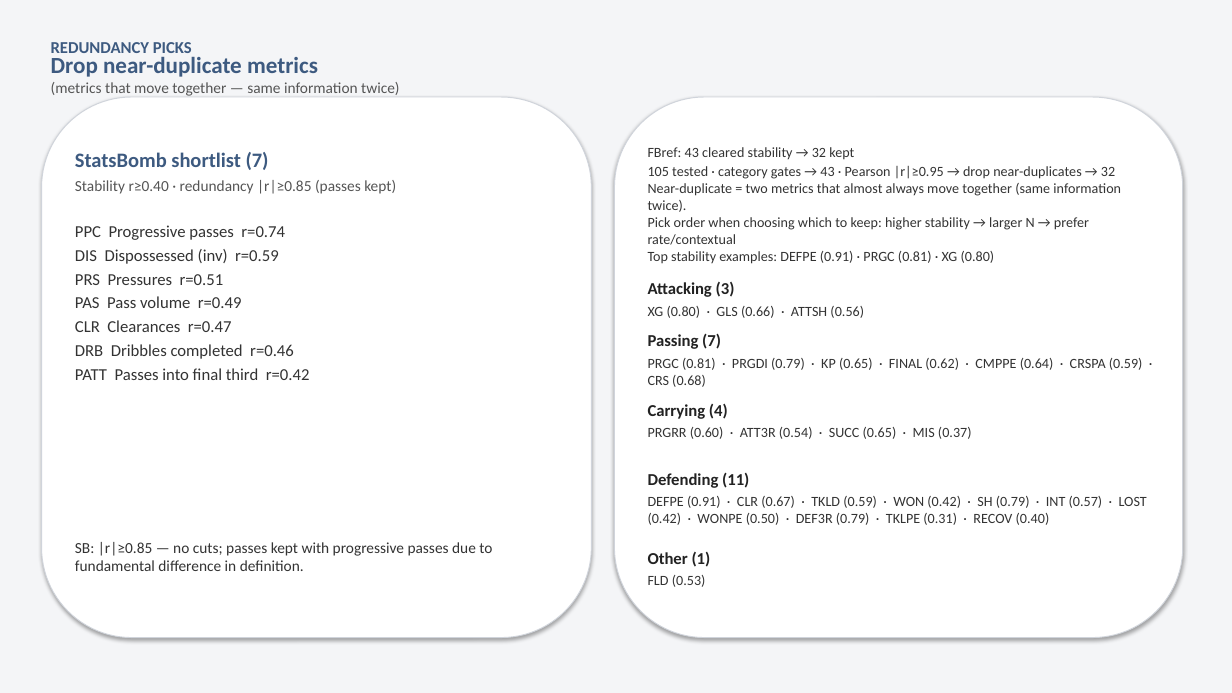
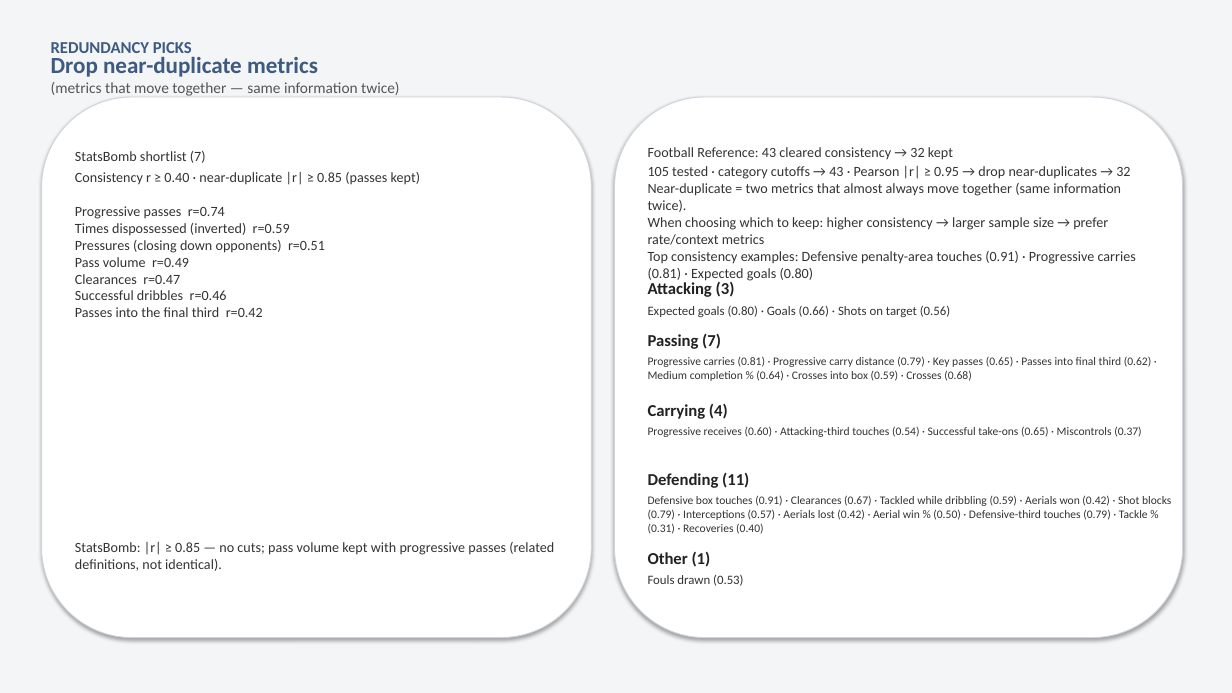
Before and after one commit to colbymorris08/bundesliga-transfer-traits, a slide deck: slide 10 of bundesliga_transfer_traits.pptx. Drawn at 1232x693 pixels with LibreOffice and Linux fonts; fonts in the diff are those of the drawing. Boxes give left, top, right and bottom in pixels: in the first picture for what was removed or moved away, otherwise in the second. Text is boxed around its words. In the diff, an @@ line names an element or a change of style, - is before the commit and + after.

```diff
--- a/bundesliga_transfer_traits.pptx
+++ b/bundesliga_transfer_traits.pptx
@@ text at <box>648,147,1130,179</box>: text changed @@
-FBref: 43 cleared stability → 32 kept
-105 tested · category gates → 43 · Pearson |r|≥0.95 → drop near-duplicates → 32
+Football Reference: 43 cleared consistency → 32 kept
+105 tested · category cutoffs → 43 · Pearson |r| ≥ 0.95 → drop near-duplicates → 32
@@ text at <box>75,172,420,317</box>: text changed; size 13 to 11 pt @@
-Stability r≥0.40 · redundancy |r|≥0.85 (passes kept)
-PPC Progressive passes r=0.74
-DIS Dispossessed (inv) r=0.59
-PRS Pressures r=0.51
-PAS Pass volume r=0.49
-CLR Clearances r=0.47
-DRB Dribbles completed r=0.46
-PATT Passes into final third r=0.42
+Consistency r ≥ 0.40 · near-duplicate |r| ≥ 0.85 (passes kept)
+Progressive passes r=0.74
+Times dispossessed (inverted) r=0.59
+Pressures (closing down opponents) r=0.51
+Pass volume r=0.49
+Clearances r=0.47
+Successful dribbles r=0.46
+Passes into the final third r=0.42
@@ text at <box>75,151,206,163</box>: size 16 to 11 pt, text colour #3D5A80 to #333333, bold off in "StatsBomb shortlist (7)" @@
@@ text at <box>648,217,1136,281</box>: text changed @@
-Pick order when choosing which to keep: higher stability → larger N → prefer rate/contextual
-Top stability examples: DEFPE (0.91) · PRGC (0.81) · XG (0.80)
+When choosing which to keep: higher consistency → larger sample size → prefer rate/context metrics
+Top consistency examples: Defensive penalty-area touches (0.91) · Progressive carries (0.81) · Expected goals (0.80)
@@ text at <box>648,306,950,317</box>: text changed; size 11 to 10 pt @@
-XG (0.80) · GLS (0.66) · ATTSH (0.56)
+Expected goals (0.80) · Goals (0.66) · Shots on target (0.56)
@@ text at <box>648,356,1151,381</box>: text changed; size 11 to 9 pt @@
-PRGC (0.81) · PRGDI (0.79) · KP (0.65) · FINAL (0.62) · CMPPE (0.64) · CRSPA (0.59) · CRS (0.68)
+Progressive carries (0.81) · Progressive carry distance (0.79) · Key passes (0.65) · Passes into final third (0.62) · Medium completion % (0.64) · Crosses into box (0.59) · Crosses (0.68)
@@ text at <box>648,426,1141,437</box>: text changed; size 11 to 9 pt @@
-PRGRR (0.60) · ATT3R (0.54) · SUCC (0.65) · MIS (0.37)
+Progressive receives (0.60) · Attacking-third touches (0.54) · Successful take-ons (0.65) · Miscontrols (0.37)
@@ text at <box>648,495,1171,534</box>: text changed; size 11 to 9 pt @@
-DEFPE (0.91) · CLR (0.67) · TKLD (0.59) · WON (0.42) · SH (0.79) · INT (0.57) · LOST (0.42) · WONPE (0.50) · DEF3R (0.79) · TKLPE (0.31) · RECOV (0.40)
+Defensive box touches (0.91) · Clearances (0.67) · Tackled while dribbling (0.59) · Aerials won (0.42) · Shot blocks (0.79) · Interceptions (0.57) · Aerials lost (0.42) · Aerial win % (0.50) · Defensive-third touches (0.79) · Tackle % (0.31) · Recoveries (0.40)
@@ text at <box>75,542,554,571</box>: text changed; size 12 to 11 pt @@
-SB: |r|≥0.85 — no cuts; passes kept with progressive passes due to fundamental difference in definition.
+StatsBomb: |r| ≥ 0.85 — no cuts; pass volume kept with progressive passes (related definitions, not identical).
@@ text at <box>648,575,743,586</box>: text changed; size 11 to 10 pt @@
-FLD (0.53)
+Fouls drawn (0.53)
```
Also in this commit, not shown: 22 other slides changed.
